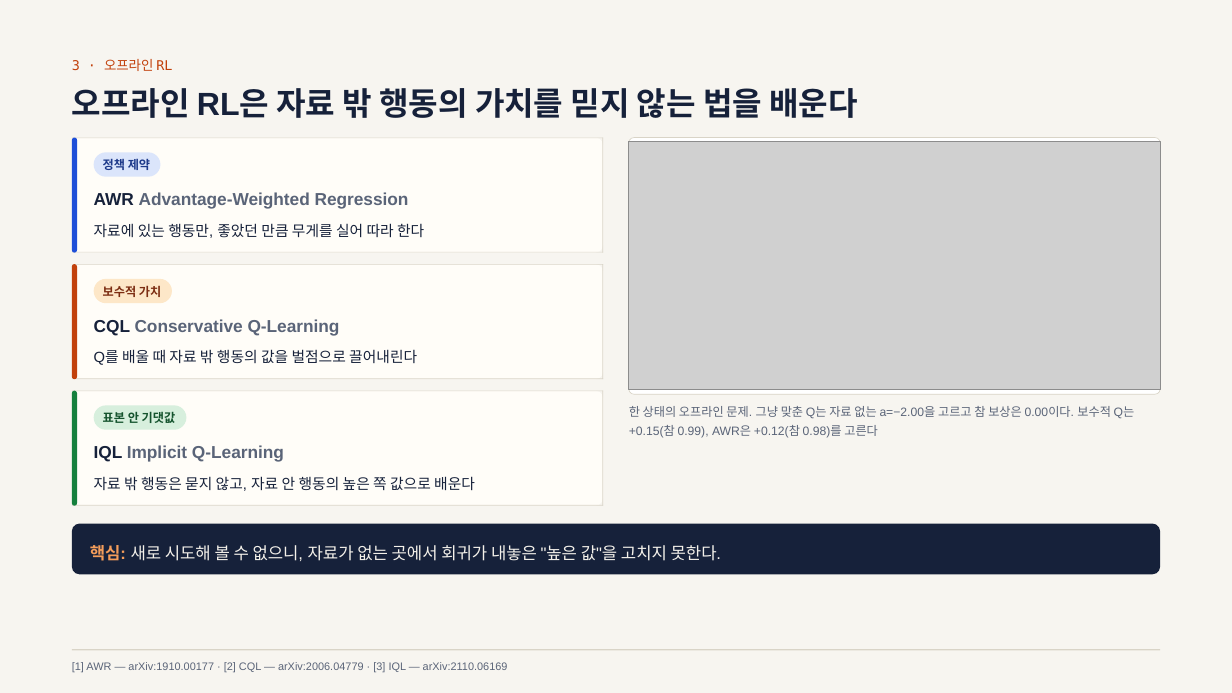
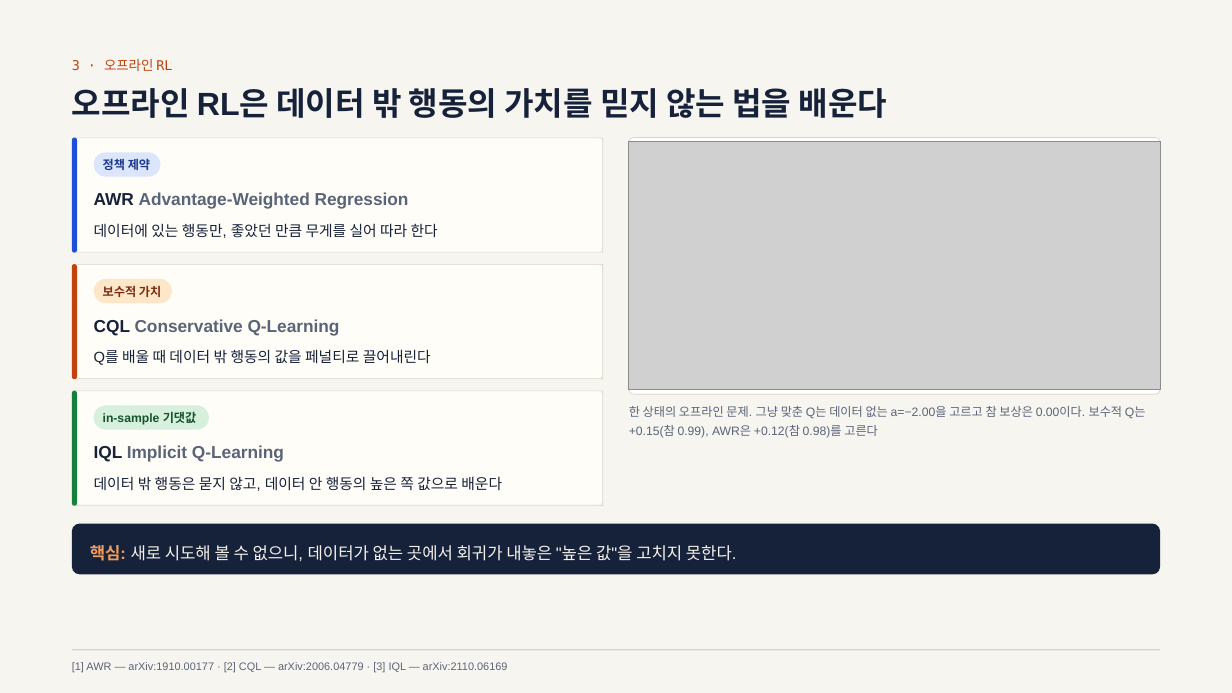
Before and after one commit to Geonhee-LEE/travplan-site, a slide deck: slide 27 of slides/study-rl/study-rl.pptx. Drawn at 1232x693 pixels with LibreOffice and Linux fonts; fonts in the diff are those of the drawing; grey boxes stand for pictures. Boxes give left, top, right and bottom in pixels: in the first picture for what was removed or moved away, otherwise in the second. Text is boxed around its words. In the diff, an @@ line names an element or a change of style, - is before the commit and + after.

```diff
--- a/slides/study-rl/study-rl.pptx
+++ b/slides/study-rl/study-rl.pptx
@@ text at bbox=[72, 88, 887, 118]: text changed @@
-오프라인 RL은 자료 밖 행동의 가치를 믿지 않는 법을 배운다
+오프라인 RL은 데이터 밖 행동의 가치를 믿지 않는 법을 배운다
@@ text at bbox=[94, 223, 438, 238]: text changed @@
-자료에 있는 행동만, 좋았던 만큼 무게를 실어 따라 한다
+데이터에 있는 행동만, 좋았던 만큼 무게를 실어 따라 한다
@@ text at bbox=[94, 349, 431, 365]: text changed @@
-Q를 배울 때 자료 밖 행동의 값을 벌점으로 끌어내린다
+Q를 배울 때 데이터 밖 행동의 값을 페널티로 끌어내린다
@@ rounded rectangle: place and size @@
-rounded rectangle at bbox=[93, 406, 186, 430]
+rounded rectangle at bbox=[93, 406, 209, 430]
@@ text at bbox=[103, 411, 197, 425]: text changed @@
-표본 안 기댓값
+in-sample 기댓값
@@ text at bbox=[629, 406, 1146, 438]: text changed @@
-한 상태의 오프라인 문제. 그냥 맞춘 Q는 자료 없는 a=−2.00을 고르고 참 보상은 0.00이다. 보수적 Q는 +0.15(참 0.99), AWR은 +0.12(참 0.98)를 고른다
+한 상태의 오프라인 문제. 그냥 맞춘 Q는 데이터 없는 a=−2.00을 고르고 참 보상은 0.00이다. 보수적 Q는 +0.15(참 0.99), AWR은 +0.12(참 0.98)를 고른다
@@ text at bbox=[94, 476, 502, 491]: text changed @@
-자료 밖 행동은 묻지 않고, 자료 안 행동의 높은 쪽 값으로 배운다
+데이터 밖 행동은 묻지 않고, 데이터 안 행동의 높은 쪽 값으로 배운다
@@ text at bbox=[90, 545, 736, 561]: text changed @@
-핵심: 새로 시도해 볼 수 없으니, 자료가 없는 곳에서 회귀가 내놓은 "높은 값"을 고치지 못한다.
+핵심: 새로 시도해 볼 수 없으니, 데이터가 없는 곳에서 회귀가 내놓은 "높은 값"을 고치지 못한다.
```
Also in this commit, not shown: 44 other slides changed, 46 other files.
